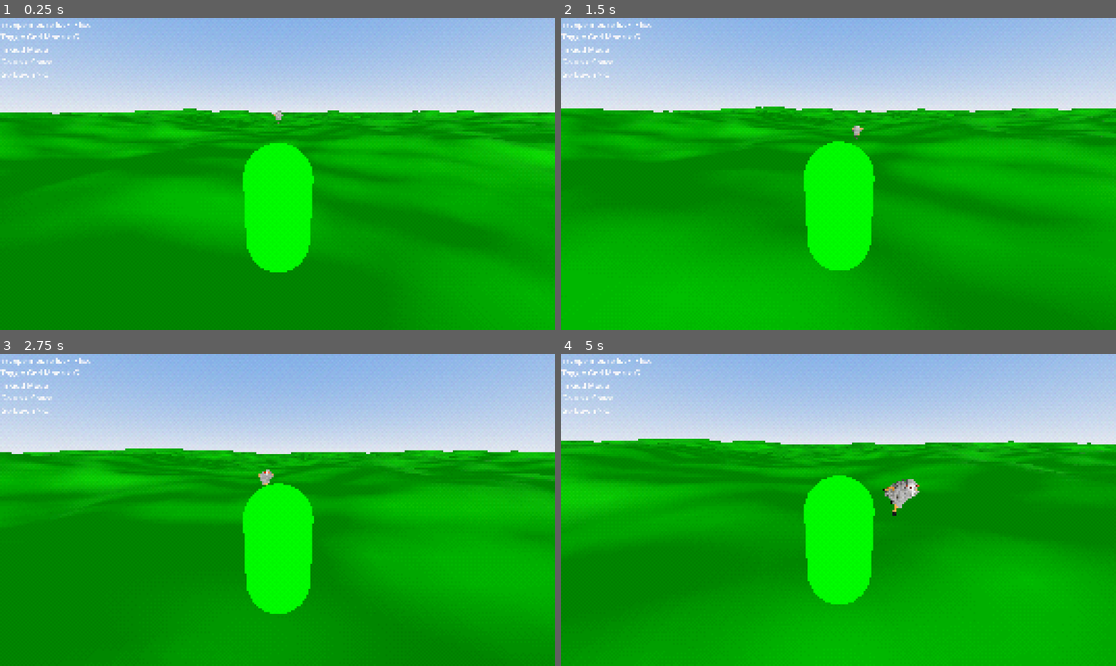
Above: before the commit, frames 1-4 (two rows, left to right).
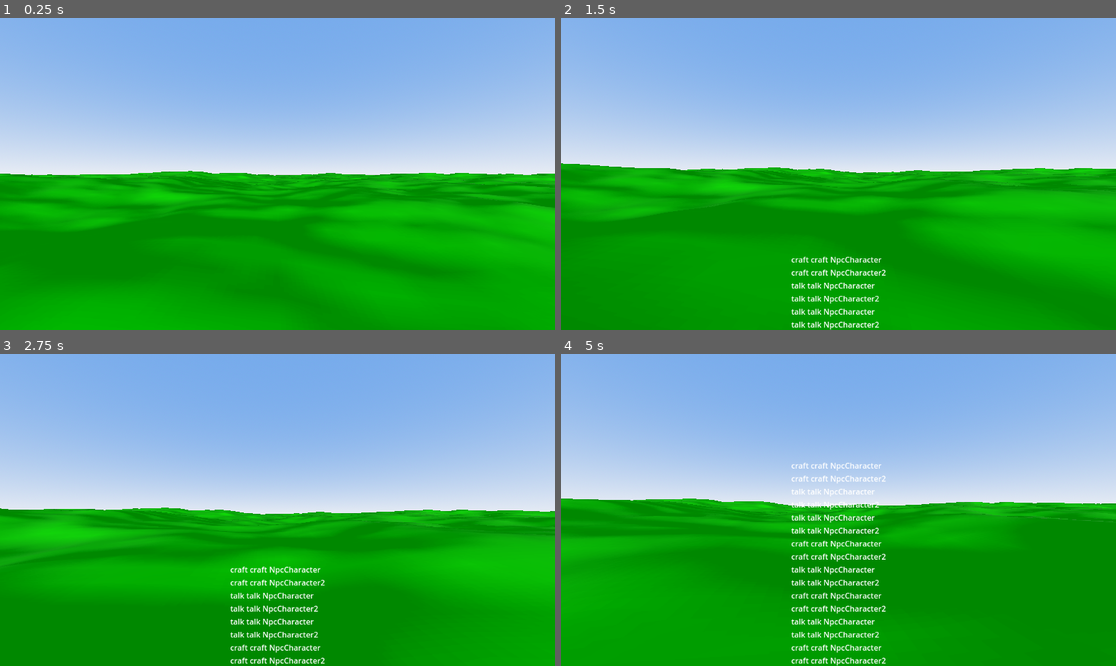
Above: after the commit, the same moments.

Repository: Qnbie/Gateway-Genesis
Game: Godot game, scene res://test_scene.tscn
Two runs of this game, one before a commit and one after it. Both use one fixed random seed, a clock stepped at 60 frames per second and the inputs below.
Inputs (mouse positions are in pixels of both pictures, inside the frame that each line leads up to):
- Up to frame 1 (0.25 s): no input
- Up to frame 2 (1.5 s): tap Enter (ui_accept) at 0.5, 0.77, 1.07 s; move the mouse to (866, 174) at 0.52 s; hold Up (ui_up) from 0.53 s (still down); tap E (interaction_craft, bound only after the commit) at 0.6 s; click (866, 174) at 0.67 s; tap Q (interaction_talk, bound only after the commit) at 0.8, 1.35 s; move the mouse to (810, 174) at 1.27 s; click (810, 174) at 1.42 s
- Up to frame 3 (2.75 s): keep holding Up (ui_up); tap Enter (ui_accept) at 1.52, 1.55, 1.82, 2.1 s; move the mouse to (288, 503) at 2.02 s; click (288, 503) at 2.17 s; tap E (interaction_craft, bound only after the commit) at 2.3 s
- Up to frame 4 (5 s): move the mouse to (832, 516) at 2.77 s; tap G (god_mode_toggle) at 2.85 s; click (832, 516) at 2.92 s; tap Enter (ui_accept) at 3.02, 3.32, 3.77, 3.8, 4.07, 4.52, 4.82 s; tap Q (interaction_talk, bound only after the commit) at 3.05, 4.35 s; move the mouse to (877, 513) at 3.52 s; tap E (interaction_craft, bound only after the commit) at 3.6, 4.55 s; click (877, 513) at 3.67 s; tap Escape (ui_cancel) at 4.15 s; move the mouse to (672, 463) at 4.27 s; release Up (ui_up) at 4.28 s; hold Left (ui_left) from 4.28 s (still down); click (672, 463) at 4.42 s

The runs differ from the first frame. In frame 1, 66% of the frame differs, in the area x 0-100%, y 0-100%; in frame 2, 66%; in frame 3, 56%; in frame 4, 71%.

Commit message:
Implement interaction system

Diff:
--- /dev/null
+++ b/GatewayGenesis/game_controller.gd
@@ -0,0 +1,6 @@
+extends Node3D
+
+@export var player_character: PlayerCharacter
+
+func get_player_character():
+	return player_character
--- a/GatewayGenesis/heightmap_terrain/collisionmap/collisionmap.gd
+++ b/GatewayGenesis/heightmap_terrain/collisionmap/collisionmap.gd
@@ -17,7 +17,6 @@
 		update_shape()
 
 func update_shape():
-	print("Update shape for " + name)
 	for i in faces.size():
 		var global_vert = faces[i] + global_position
 		faces[i].y = Heightmap.get_height(global_vert.x,global_vert.z)
--- /dev/null
+++ b/GatewayGenesis/interaction_system/dialog_box/dialog_box.gd
@@ -0,0 +1,24 @@
+extends Node
+
+class_name DialogBox
+
+var message_labels: Array = []
+
+func get_message(message: Message):
+	var msg = [message, add_new_label(message.text)]
+	message_labels.push_front(msg)
+
+func disconnect_author(author: String):
+	var i = 0
+	while i < message_labels.size():
+		if message_labels[i][0].author == author:
+			remove_child(message_labels[i][1])
+			message_labels.remove_at(i)
+		else:
+			i+=1
+
+func add_new_label(text: String):
+	var label = Label.new()
+	label.text = text
+	add_child(label)
+	return label
--- /dev/null
+++ b/GatewayGenesis/interaction_system/dialog_box/dialog_box.tscn
@@ -0,0 +1,15 @@
+[gd_scene load_steps=2 format=3 uid="uid://b3mop62b1sisr"]
+
+[ext_resource type="Script" path="res://interaction_system/dialog_box/dialog_box.gd" id="1_7wdbi"]
+
+[node name="DialogBox" type="VBoxContainer"]
+anchors_preset = 7
+anchor_left = 0.5
+anchor_top = 1.0
+anchor_right = 0.5
+anchor_bottom = 1.0
+grow_horizontal = 2
+grow_vertical = 0
+script = ExtResource("1_7wdbi")
+
+[node name="Timer" type="Timer" parent="."]
--- /dev/null
+++ b/GatewayGenesis/interaction_system/dialog_box/dialog_box_client.gd
@@ -0,0 +1,19 @@
+extends Node
+
+class_name DialogBoxClient
+
+var dialog_box: DialogBox
+var author: String
+
+func set_up(_dialog_box: DialogBox, _author: String):
+	dialog_box = _dialog_box
+	author = _author
+
+func send_message(text: String):
+	var message = Message.new()
+	message.author = author
+	message.text = text
+	dialog_box.get_message(message)
+
+func disconnect_dialogbox():
+	dialog_box.disconnect_author(author)
--- /dev/null
+++ b/GatewayGenesis/interaction_system/dialog_box/message.gd
@@ -0,0 +1,4 @@
+class_name Message
+
+var text: String
+var author: String
--- /dev/null
+++ b/GatewayGenesis/interaction_system/interaction_client.gd
@@ -0,0 +1,47 @@
+extends Node
+
+class_name InteractionClient
+
+var triggered: bool = false
+var initiate_line: String
+var dialog_box_client: DialogBoxClient
+var author: String
+var screen_play: ScreenPlay
+
+func set_up(
+	player_character: PlayerCharacter,
+	_author: String,
+	_screen_play: ScreenPlay):
+	author = _author
+	screen_play = _screen_play
+	player_character.raycast.initiate_interaction.connect(initiate_interaction)
+	player_character.trigger_interaction.connect(trigger_interaction)
+	player_character.raycast.stop_interaction.connect(stop_interaction)
+	dialog_box_client = DialogBoxClient.new()
+	dialog_box_client.set_up(player_character.dialog_box, author)
+
+func initiate_interaction(_name: String):
+	if _name == author:
+		if !triggered:
+			dialog_box_client.send_message(screen_play.initial_line)
+			triggered = true
+	else:
+		stop_interaction(author)
+
+func trigger_interaction(_interaction_type: InteractionType):
+	match _interaction_type:
+		InteractionType.Talk:
+			dialog_box_client.send_message("talk talk " + author)
+		InteractionType.Craft:
+			dialog_box_client.send_message("craft craft "  + author)
+
+
+func stop_interaction(_name: String):
+	if _name == author:
+		triggered = false
+		dialog_box_client.disconnect_dialogbox()
+
+enum InteractionType{
+	Talk,
+	Craft
+}
--- /dev/null
+++ b/GatewayGenesis/interaction_system/ray_cast.gd
@@ -0,0 +1,29 @@
+extends RayCast3D
+
+class_name PlayerRayCast
+
+const RAY_LENGTH = 1000
+const TRIGGER_DISTANCE = 200
+
+signal initiate_interaction(target: String)
+signal stop_interaction(target: String)
+
+@export var cam: Camera3D
+var last_collide: String
+
+func _physics_process(delta):
+	var space_state = get_world_3d().direct_space_state
+	var mousepos = get_viewport().get_mouse_position()
+
+	var origin = cam.project_ray_origin(mousepos)
+	var end = origin + cam.project_ray_normal(mousepos) * RAY_LENGTH
+	var query = PhysicsRayQueryParameters3D.create(origin, end)
+	query.collide_with_areas = true
+	query.exclude = [self]
+	var result = space_state.intersect_ray(query)
+
+	if result:
+		last_collide = result.collider.name
+		initiate_interaction.emit(last_collide)
+	else:
+		stop_interaction.emit(last_collide)
--- /dev/null
+++ b/GatewayGenesis/interaction_system/screen_play.gd
@@ -0,0 +1,5 @@
+extends Node
+
+class_name ScreenPlay
+
+var initial_line: String
--- /dev/null
+++ b/GatewayGenesis/npc_character/npc_character.gd
@@ -0,0 +1,12 @@
+extends CharacterBody3D
+
+var player_character: PlayerCharacter
+var interaction_client: InteractionClient
+
+# Called when the node enters the scene tree for the first time.
+func _ready():
+	var screen_play = ScreenPlay.new()
+	screen_play.initial_line = "q > talk and e > craft"
+	player_character = get_parent_node_3d().get_player_character()
+	interaction_client = InteractionClient.new()
+	interaction_client.set_up(player_character, name, screen_play)
--- /dev/null
+++ b/GatewayGenesis/npc_character/npc_character.tscn
@@ -0,0 +1,17 @@
+[gd_scene load_steps=4 format=3 uid="uid://bxg3c0mb7qudr"]
+
+[ext_resource type="Script" path="res://npc_character/npc_character.gd" id="1_g02p8"]
+
+[sub_resource type="CapsuleShape3D" id="CapsuleShape3D_pkr08"]
+
+[sub_resource type="CapsuleMesh" id="CapsuleMesh_ttylp"]
+
+[node name="NpcCharacter" type="CharacterBody3D"]
+script = ExtResource("1_g02p8")
+
+[node name="CollisionShape3D" type="CollisionShape3D" parent="."]
+shape = SubResource("CapsuleShape3D_pkr08")
+
+[node name="MeshInstance3D" type="MeshInstance3D" parent="."]
+transform = Transform3D(1, 0, 0, 0, 1, 0, 0, 0, 1, -0.0229049, 1.19209e-07, -0.0136819)
+mesh = SubResource("CapsuleMesh_ttylp")
--- /dev/null
+++ b/GatewayGenesis/player_character/player_character.gd
@@ -0,0 +1,56 @@
+extends CharacterBody3D
+
+class_name PlayerCharacter
+
+@export var god_mod: bool = false
+@export var camera: Camera3D;
+@export var raycast: PlayerRayCast;
+@export var dialog_box:DialogBox;
+
+const SPEED = 5.0
+const JUMP_VELOCITY = 4.5
+
+# Get the gravity from the project settings to be synced with RigidBody nodes.
+var gravity = ProjectSettings.get_setting("physics/3d/default_gravity")
+var mouse_sensitivity = 0.002
+
+signal trigger_interaction(interaction_type: InteractionClient.InteractionType)
+
+func _ready():
+	Input.mouse_mode = Input.MOUSE_MODE_CAPTURED
+
+func _input(event):
+	if event.is_action_pressed("ui_cancel"):
+		Input.mouse_mode = Input.MOUSE_MODE_VISIBLE
+	if event is InputEventMouseButton and event.button_index == MOUSE_BUTTON_LEFT and event.pressed:
+		Input.mouse_mode = Input.MOUSE_MODE_CAPTURED
+	if event is InputEventMouseMotion and Input.mouse_mode == Input.MOUSE_MODE_CAPTURED:
+		rotate_y(-event.relative.x * mouse_sensitivity)
+		camera.rotate_x(-event.relative.y * mouse_sensitivity)
+		camera.rotation.x = clampf(camera.rotation.x, -deg_to_rad(70), deg_to_rad(70))
+
+func _physics_process(delta):
+	# Add the gravity.
+	if not is_on_floor():
+		velocity.y -= gravity * delta
+	# Handle jump.
+	if Input.is_action_just_pressed("ui_accept") and is_on_floor():
+		velocity.y = JUMP_VELOCITY
+
+	if Input.is_action_just_pressed("interaction_talk"):
+		trigger_interaction.emit(InteractionClient.InteractionType.Talk)
+	if Input.is_action_just_pressed("interaction_craft"):
+		trigger_interaction.emit(InteractionClient.InteractionType.Craft)
+
+	# Get the input direction and handle the movement/deceleration.
+	# As good practice, you should replace UI actions with custom gameplay actions.
+	var input_dir = Input.get_vector("ui_left", "ui_right", "ui_up", "ui_down")
+	var direction = (transform.basis * Vector3(input_dir.x, 0, input_dir.y)).normalized()
+	if direction:
+		velocity.x = direction.x * SPEED
+		velocity.z = direction.z * SPEED
+	else:
+		velocity.x = move_toward(velocity.x, 0, SPEED)
+		velocity.z = move_toward(velocity.z, 0, SPEED)
+
+	move_and_slide()
--- /dev/null
+++ b/GatewayGenesis/player_character/player_character.tscn
@@ -0,0 +1,38 @@
+[gd_scene load_steps=7 format=3 uid="uid://cxuqii21uhkgn"]
+
+[ext_resource type="Script" path="res://player_character/player_character.gd" id="1_o2wmr"]
+[ext_resource type="PackedScene" uid="uid://b3mop62b1sisr" path="res://interaction_system/dialog_box/dialog_box.tscn" id="2_jwuei"]
+[ext_resource type="Script" path="res://interaction_system/ray_cast.gd" id="3_rhl5g"]
+
+[sub_resource type="CapsuleShape3D" id="CapsuleShape3D_nmcs2"]
+
+[sub_resource type="StandardMaterial3D" id="StandardMaterial3D_5qmab"]
+albedo_color = Color(0, 1, 0, 1)
+
+[sub_resource type="CapsuleMesh" id="CapsuleMesh_5giup"]
+
+[node name="PlayerCharacter" type="CharacterBody3D" node_paths=PackedStringArray("camera", "raycast", "dialog_box")]
+script = ExtResource("1_o2wmr")
+camera = NodePath("Camera3d")
+raycast = NodePath("RayCast3D")
+dialog_box = NodePath("DialogBox")
+
+[node name="CollisionShape3d" type="CollisionShape3D" parent="."]
+transform = Transform3D(1, 0, 0, 0, 1, 0, 0, 0, 1, 0, 1, 0)
+shape = SubResource("CapsuleShape3D_nmcs2")
+
+[node name="MeshInstance3d" type="MeshInstance3D" parent="."]
+transform = Transform3D(1, 0, 0, 0, 1, 0, 0, 0, 1, 0, 1, 0)
+material_override = SubResource("StandardMaterial3D_5qmab")
+mesh = SubResource("CapsuleMesh_5giup")
+
+[node name="DialogBox" parent="." instance=ExtResource("2_jwuei")]
+
+[node name="RayCast3D" type="RayCast3D" parent="." node_paths=PackedStringArray("cam")]
+transform = Transform3D(1, 0, 0, 0, 1, 0, 0, 0, 1, 0, 1.49023, -0.64507)
+script = ExtResource("3_rhl5g")
+cam = NodePath("../Camera3d")
+
+[node name="Camera3d" type="Camera3D" parent="."]
+transform = Transform3D(1, 0, 0, 0, 1, 0, 0, 0, 1, 0, 1.49023, -0.64507)
+current = true
--- a/GatewayGenesis/project.godot
+++ b/GatewayGenesis/project.godot
@@ -68,6 +68,16 @@
 "events": [Object(InputEventKey,"resource_local_to_scene":false,"resource_name":"","device":-1,"window_id":0,"alt_pressed":false,"shift_pressed":false,"ctrl_pressed":false,"meta_pressed":false,"pressed":false,"keycode":0,"physical_keycode":67,"key_label":0,"unicode":99,"echo":false,"script":null)
 ]
 }
+interaction_talk={
+"deadzone": 0.5,
+"events": [Object(InputEventKey,"resource_local_to_scene":false,"resource_name":"","device":-1,"window_id":0,"alt_pressed":false,"shift_pressed":false,"ctrl_pressed":false,"meta_pressed":false,"pressed":false,"keycode":0,"physical_keycode":81,"key_label":0,"unicode":113,"echo":false,"script":null)
+]
+}
+interaction_craft={
+"deadzone": 0.5,
+"events": [Object(InputEventKey,"resource_local_to_scene":false,"resource_name":"","device":-1,"window_id":0,"alt_pressed":false,"shift_pressed":false,"ctrl_pressed":false,"meta_pressed":false,"pressed":false,"keycode":0,"physical_keycode":69,"key_label":0,"unicode":101,"echo":false,"script":null)
+]
+}
 
 [shader_globals]
 
--- a/GatewayGenesis/test_character/test_npc.gd
+++ b/GatewayGenesis/test_character/test_npc.gd
@@ -2,8 +2,6 @@
 
 var player = null
 @export var player_node_path:NodePath
-
-@onready var nav_agent = $NavigationAgent3D
 
 const SPEED = 3.0
 
@@ -15,10 +13,6 @@
 
 func _physics_process(delta):
 	velocity = Vector3.ZERO
-	#if not is_on_floor():
-		#velocity.y -= gravity * delta
-
-	nav_agent.set_target_position(player.global_transform.origin)
-	var next_nav_point = nav_agent.get_next_path_position()
-	velocity = (next_nav_point - global_transform.origin).normalized() * SPEED
+	if not is_on_floor():
+		velocity.y -= gravity * delta
 	move_and_slide()
--- a/GatewayGenesis/test_scene.tscn
+++ b/GatewayGenesis/test_scene.tscn
@@ -1,11 +1,11 @@
-[gd_scene load_steps=12 format=3 uid="uid://c5i423flllsbb"]
+[gd_scene load_steps=11 format=3 uid="uid://c5i423flllsbb"]
 
-[ext_resource type="Script" path="res://make_nav_mesh.gd" id="1_cfrc6"]
-[ext_resource type="PackedScene" uid="uid://bu3vtmwnoul1u" path="res://test_character/test_player.tscn" id="1_ltpxc"]
+[ext_resource type="Script" path="res://game_controller.gd" id="1_qy3ry"]
 [ext_resource type="PackedScene" uid="uid://cl83dbc272gjk" path="res://heightmap_terrain/clipmap/clipmap.tscn" id="2_tpuik"]
 [ext_resource type="Shader" path="res://main/ps1.gdshader" id="3_ef26b"]
 [ext_resource type="PackedScene" uid="uid://c7xublrnupds4" path="res://heightmap_terrain/collisionmap/collisionmap.tscn" id="3_mt7pj"]
-[ext_resource type="PackedScene" uid="uid://c1y4wcrfbfswi" path="res://test_character/test_npc.tscn" id="4_mlad7"]
+[ext_resource type="PackedScene" uid="uid://bxg3c0mb7qudr" path="res://npc_character/npc_character.tscn" id="6_jp1a8"]
+[ext_resource type="PackedScene" uid="uid://cxuqii21uhkgn" path="res://player_character/player_character.tscn" id="6_qdw6o"]
 
 [sub_resource type="ProceduralSkyMaterial" id="ProceduralSkyMaterial_waph5"]
 sky_horizon_color = Color(0.64625, 0.65575, 0.67075, 1)
@@ -34,44 +34,34 @@
 adjustment_contrast = 1.12
 adjustment_saturation = 1.94
 
-[sub_resource type="NavigationMesh" id="NavigationMesh_7u2oa"]
-geometry_parsed_geometry_type = 2
-agent_max_slope = 60.0
-
 [sub_resource type="ShaderMaterial" id="ShaderMaterial_w0ufq"]
 shader = ExtResource("3_ef26b")
 shader_parameter/color_depth = 5
 shader_parameter/dithering = true
 shader_parameter/resolution_scale = 4
 
-[node name="TestScene" type="Node3D"]
+[node name="TestScene" type="Node3D" node_paths=PackedStringArray("player_character")]
+script = ExtResource("1_qy3ry")
+player_character = NodePath("PlayerCharacter")
 
 [node name="WorldEnvironment" type="WorldEnvironment" parent="."]
 environment = SubResource("Environment_fef4u")
 
 [node name="StaticBody3D" type="StaticBody3D" parent="."]
 
-[node name="NavigationRegion3D" type="NavigationRegion3D" parent="StaticBody3D"]
-transform = Transform3D(1, 0, 0, 0, 1, 0, 0, 0, 1, 0, 3.07476, 0)
-navigation_mesh = SubResource("NavigationMesh_7u2oa")
-script = ExtResource("1_cfrc6")
+[node name="Collisionmap" parent="StaticBody3D" node_paths=PackedStringArray("physics_body") instance=ExtResource("3_mt7pj")]
+physics_body = NodePath("../../PlayerCharacter")
 
-[node name="Clipmap" parent="StaticBody3D/NavigationRegion3D" node_paths=PackedStringArray("player_character") instance=ExtResource("2_tpuik")]
-transform = Transform3D(1, 0, 0, 0, 1, 0, 0, 0, 1, 0, -3.07476, 0)
-player_character = NodePath("../../../DirectionalLight3D/SubViewportContainer/SubViewport/TestPlayer")
-
-[node name="Collisionmap" parent="StaticBody3D" node_paths=PackedStringArray("physics_body") instance=ExtResource("3_mt7pj")]
-physics_body = NodePath("../../DirectionalLight3D/SubViewportContainer/SubViewport/TestPlayer")
+[node name="Clipmap" parent="StaticBody3D" node_paths=PackedStringArray("player_character") instance=ExtResource("2_tpuik")]
+player_character = NodePath("../../PlayerCharacter")
 
 [node name="Collisionmap2" parent="StaticBody3D" node_paths=PackedStringArray("physics_body") instance=ExtResource("3_mt7pj")]
-physics_body = NodePath("../../TestNpc")
-
-[node name="Collisionmap3" parent="StaticBody3D" node_paths=PackedStringArray("physics_body") instance=ExtResource("3_mt7pj")]
-physics_body = NodePath("../../TestNpc2")
+physics_body = NodePath("../../NpcCharacter")
 
 [node name="DirectionalLight3D" type="DirectionalLight3D" parent="."]
 
 [node name="SubViewportContainer" type="SubViewportContainer" parent="DirectionalLight3D"]
+visible = false
 material = SubResource("ShaderMaterial_w0ufq")
 offset_right = 1152.0
 offset_bottom = 648.0
@@ -80,15 +70,13 @@
 [node name="SubViewport" type="SubViewport" parent="DirectionalLight3D/SubViewportContainer"]
 handle_input_locally = false
 size = Vector2i(1152, 648)
-render_target_update_mode = 4
+render_target_update_mode = 0
 
-[node name="TestPlayer" parent="DirectionalLight3D/SubViewportContainer/SubViewport" instance=ExtResource("1_ltpxc")]
-transform = Transform3D(1, 0, 0, 0, 1, 0, 0, 0, 1, 0, 4.33292, 0)
+[node name="PlayerCharacter" parent="." instance=ExtResource("6_qdw6o")]
+transform = Transform3D(1, 0, 0, 0, 1, 0, 0, 0, 1, 0, 5.32342, 0)
 
-[node name="TestNpc" parent="." instance=ExtResource("4_mlad7")]
-transform = Transform3D(1, 0, 0, 0, 1, 0, 0, 0, 1, 0, 5.82808, -22.9022)
-player_node_path = NodePath("../DirectionalLight3D/SubViewportContainer/SubViewport/TestPlayer")
+[node name="NpcCharacter" parent="." instance=ExtResource("6_jp1a8")]
+transform = Transform3D(1, 0, 0, 0, 1, 0, 0, 0, 1, 24.6137, 3.3063, 0)
 
-[node name="TestNpc2" parent="." instance=ExtResource("4_mlad7")]
-transform = Transform3D(1, 0, 0, 0, 1, 0, 0, 0, 1, 0, 5.18886, 22.947)
-player_node_path = NodePath(".")
+[node name="NpcCharacter2" parent="." instance=ExtResource("6_jp1a8")]
+transform = Transform3D(1, 0, 0, 0, 1, 0, 0, 0, 1, -19.7579, 4.77425, -0.00790405)
